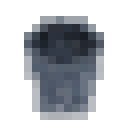
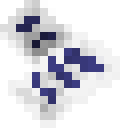
Revision of a layered 128×128 image; what changed, layer by layer:
added layer "icon_note" above "icon_bus_ticket" over [0, 0, 120, 128]
hid "icon_glass_water" over [24, 16, 104, 120]
